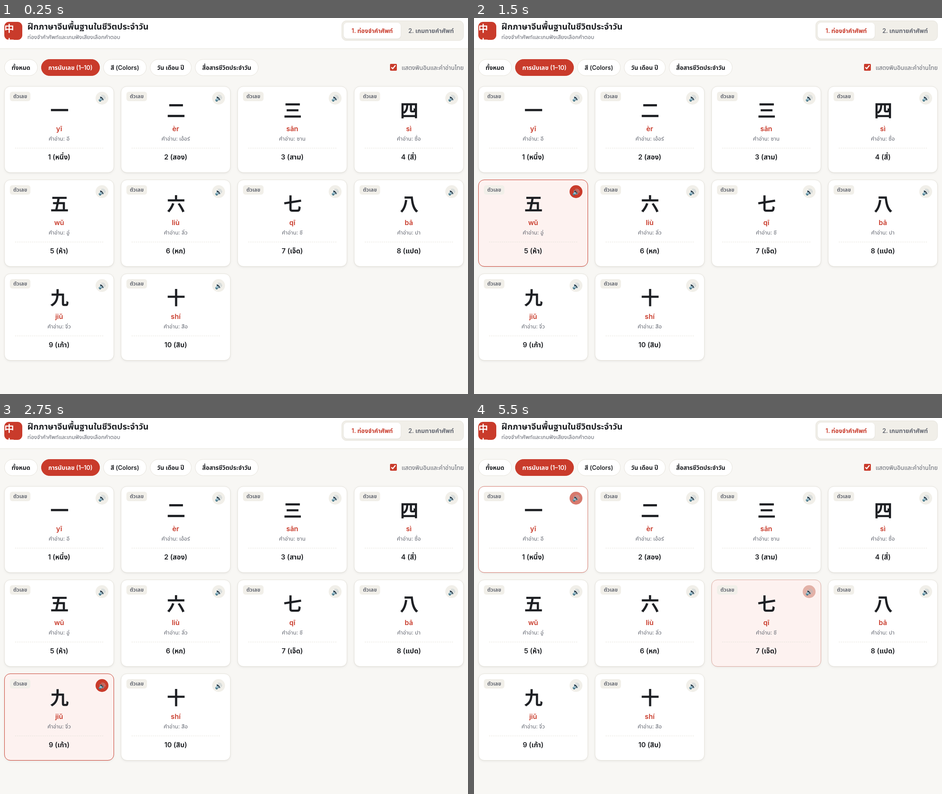
Above: before the commit, frames 1-4 (two rows, left to right).
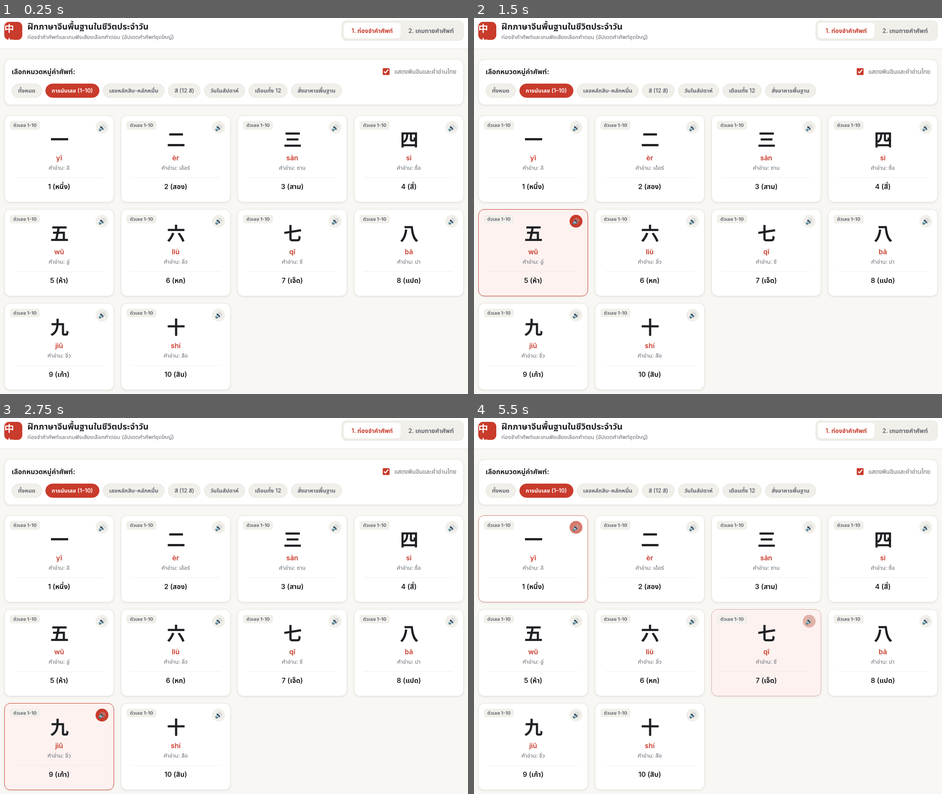
Above: after the commit, the same moments.

Repository: Poweropv/chinese-vocab-game
Game: browser game, page index.html
The game is run twice, just before and just after one commit, with the same random seed, the same clock (stepped at 60 frames per second) and the same inputs.
Inputs (mouse positions are in pixels of both pictures, inside the frame that each line leads up to; where the layout moved, square brackets give the same spot in the first picture):
- Up to frame 1 (0.25 s): no input
- Up to frame 2 (1.5 s): tap Space at 1.1 s; click (534, 277) [534, 247] at 1.27 s
- Up to frame 3 (2.75 s): tap Space at 1.6, 2.1, 2.6 s; click (177, 568) [177, 538] at 1.87 s; click (23, 711) [18, 684] at 2.47 s
- Up to frame 4 (5.5 s): click (764, 583) [764, 553] at 3.07 s; tap Space every 0.5 s from 3.1 to 5.1 s; click (651, 771) [651, 741] at 3.67 s; click "การนับเลข (1–10)" at 4.27 s; click (534, 557) [534, 527] at 4.87 s; click (764, 632) [764, 606] at 5.47 s

The runs differ from the first frame. In frame 1, 6.9% of the frame differs, in the area x 0-100%, y 4-99%; in frame 2, 7.0%; in frame 3, 7.0%; in frame 4, 7.2%.

Commit message:
Update index.html

Diff:
--- a/index.html
+++ b/index.html
@@ -149,11 +149,29 @@
     /* Category Pills */
     .toolbar {
       display: flex;
+      flex-direction: column;
+      gap: var(--space-4);
+      margin-bottom: var(--space-6);
+      background: var(--surface);
+      padding: var(--space-4);
+      border-radius: var(--radius);
+      border: 1px solid var(--border);
+      box-shadow: var(--shadow);
+    }
+
+    .toolbar-row-1 {
+      display: flex;
       flex-wrap: wrap;
       align-items: center;
       justify-content: space-between;
-      gap: var(--space-4);
-      margin-bottom: var(--space-6);
+      gap: var(--space-3);
+    }
+
+    .toolbar-title {
+      margin: 0;
+      font-size: 16px;
+      font-weight: 700;
+      color: var(--ink);
     }
 
     .cat-list {
@@ -164,13 +182,13 @@
 
     .cat-btn {
       font: inherit;
-      font-size: 14px;
+      font-size: 13px;
       font-weight: 600;
-      padding: 8px 16px;
+      padding: 6px 14px;
       border-radius: 999px;
       border: 1px solid var(--border);
-      background: var(--surface);
-      color: var(--ink);
+      background: var(--surface-subtle);
+      color: var(--muted);
       cursor: pointer;
       transition: all 0.15s ease;
     }
@@ -249,8 +267,8 @@
       position: absolute;
       top: 12px;
       left: 12px;
-      font-size: 12px;
-      font-weight: 600;
+      font-size: 11px;
+      font-weight: 700;
       padding: 2px 8px;
       border-radius: 6px;
       background: var(--surface-subtle);
@@ -279,11 +297,12 @@
     }
 
     .color-swatch {
-      width: 28px;
-      height: 28px;
+      width: 36px;
+      height: 36px;
       border-radius: 50%;
-      border: 2px solid rgba(0, 0, 0, 0.12);
+      border: 2px solid rgba(0, 0, 0, 0.15);
       margin-bottom: var(--space-2);
+      box-shadow: 0 2px 4px rgba(0,0,0,0.08);
     }
 
     .hanzi {
@@ -485,7 +504,7 @@
     }
 
     .choice-main {
-      font-size: 22px;
+      font-size: 20px;
       font-weight: 700;
       color: var(--ink);
       display: flex;
@@ -571,7 +590,7 @@
         <div class="brand-mark" aria-hidden="true">中文</div>
         <div>
           <h1 class="brand-title">ฝึกภาษาจีนพื้นฐานในชีวิตประจำวัน</h1>
-          <p class="brand-subtitle">ท่องจำคำศัพท์และเกมฟังเสียงเลือกคำตอบ</p>
+          <p class="brand-subtitle">ท่องจำคำศัพท์และเกมฟังเสียงเลือกคำตอบ (อัปเดตคำศัพท์ชุดใหญ่)</p>
         </div>
       </div>
 
@@ -589,12 +608,14 @@
   <main class="container">
     <!-- Category & Pinyin Controls -->
     <div class="toolbar">
+      <div class="toolbar-row-1">
+        <h2 class="toolbar-title">เลือกหมวดหมู่คำศัพท์:</h2>
+        <label class="toggle-label" id="pinyin-toggle-wrap">
+          <input type="checkbox" id="toggle-pinyin" checked>
+          <span>แสดงพินอินและคำอ่านไทย</span>
+        </label>
+      </div>
       <div class="cat-list" id="category-list" role="group" aria-label="หมวดหมู่คำศัพท์"></div>
-
-      <label class="toggle-label" id="pinyin-toggle-wrap">
-        <input type="checkbox" id="toggle-pinyin" checked>
-        <span>แสดงพินอินและคำอ่านไทย</span>
-      </label>
     </div>
 
     <!-- VIEW 1: Vocabulary Study -->
@@ -650,48 +671,89 @@
     const CATEGORIES = [
       { id: 'all', name: 'ทั้งหมด' },
       { id: 'numbers', name: 'การนับเลข (1–10)' },
-      { id: 'colors', name: 'สี (Colors)' },
-      { id: 'calendar', name: 'วัน เดือน ปี' },
-      { id: 'daily', name: 'สื่อสารชีวิตประจำวัน' }
+      { id: 'numbers_large', name: 'เลขหลักสิบ-หลักหมื่น' },
+      { id: 'colors', name: 'สี (12 สี)' },
+      { id: 'calendar_days', name: 'วันในสัปดาห์' },
+      { id: 'calendar_months', name: 'เดือนทั้ง 12' },
+      { id: 'food', name: 'สั่งอาหารพื้นฐาน' }
     ];
 
     const VOCAB_DATA = [
       // การนับเลข 1-10
-      { id: 'n1', category: 'numbers', categoryLabel: 'ตัวเลข', hanzi: '一', pinyin: 'yī', thaiPron: 'อี', meaning: '1 (หนึ่ง)', badge: '1' },
-      { id: 'n2', category: 'numbers', categoryLabel: 'ตัวเลข', hanzi: '二', pinyin: 'èr', thaiPron: 'เอ้อร์', meaning: '2 (สอง)', badge: '2' },
-      { id: 'n3', category: 'numbers', categoryLabel: 'ตัวเลข', hanzi: '三', pinyin: 'sān', thaiPron: 'ซาน', meaning: '3 (สาม)', badge: '3' },
-      { id: 'n4', category: 'numbers', categoryLabel: 'ตัวเลข', hanzi: '四', pinyin: 'sì', thaiPron: 'ซื่อ', meaning: '4 (สี่)', badge: '4' },
-      { id: 'n5', category: 'numbers', categoryLabel: 'ตัวเลข', hanzi: '五', pinyin: 'wǔ', thaiPron: 'อู่', meaning: '5 (ห้า)', badge: '5' },
-      { id: 'n6', category: 'numbers', categoryLabel: 'ตัวเลข', hanzi: '六', pinyin: 'liù', thaiPron: 'ลิ่ว', meaning: '6 (หก)', badge: '6' },
-      { id: 'n7', category: 'numbers', categoryLabel: 'ตัวเลข', hanzi: '七', pinyin: 'qī', thaiPron: 'ชี', meaning: '7 (เจ็ด)', badge: '7' },
-      { id: 'n8', category: 'numbers', categoryLabel: 'ตัวเลข', hanzi: '八', pinyin: 'bā', thaiPron: 'ปา', meaning: '8 (แปด)', badge: '8' },
-      { id: 'n9', category: 'numbers', categoryLabel: 'ตัวเลข', hanzi: '九', pinyin: 'jiǔ', thaiPron: 'จิ่ว', meaning: '9 (เก้า)', badge: '9' },
-      { id: 'n10', category: 'numbers', categoryLabel: 'ตัวเลข', hanzi: '十', pinyin: 'shí', thaiPron: 'สือ', meaning: '10 (สิบ)', badge: '10' },
-
-      // สี
+      { id: 'n1', category: 'numbers', categoryLabel: 'ตัวเลข 1-10', hanzi: '一', pinyin: 'yī', thaiPron: 'อี', meaning: '1 (หนึ่ง)', badge: '1' },
+      { id: 'n2', category: 'numbers', categoryLabel: 'ตัวเลข 1-10', hanzi: '二', pinyin: 'èr', thaiPron: 'เอ้อร์', meaning: '2 (สอง)', badge: '2' },
+      { id: 'n3', category: 'numbers', categoryLabel: 'ตัวเลข 1-10', hanzi: '三', pinyin: 'sān', thaiPron: 'ซาน', meaning: '3 (สาม)', badge: '3' },
+      { id: 'n4', category: 'numbers', categoryLabel: 'ตัวเลข 1-10', hanzi: '四', pinyin: 'sì', thaiPron: 'ซื่อ', meaning: '4 (สี่)', badge: '4' },
+      { id: 'n5', category: 'numbers', categoryLabel: 'ตัวเลข 1-10', hanzi: '五', pinyin: 'wǔ', thaiPron: 'อู่', meaning: '5 (ห้า)', badge: '5' },
+      { id: 'n6', category: 'numbers', categoryLabel: 'ตัวเลข 1-10', hanzi: '六', pinyin: 'liù', thaiPron: 'ลิ่ว', meaning: '6 (หก)', badge: '6' },
+      { id: 'n7', category: 'numbers', categoryLabel: 'ตัวเลข 1-10', hanzi: '七', pinyin: 'qī', thaiPron: 'ชี', meaning: '7 (เจ็ด)', badge: '7' },
+      { id: 'n8', category: 'numbers', categoryLabel: 'ตัวเลข 1-10', hanzi: '八', pinyin: 'bā', thaiPron: 'ปา', meaning: '8 (แปด)', badge: '8' },
+      { id: 'n9', category: 'numbers', categoryLabel: 'ตัวเลข 1-10', hanzi: '九', pinyin: 'jiǔ', thaiPron: 'จิ่ว', meaning: '9 (เก้า)', badge: '9' },
+      { id: 'n10', category: 'numbers', categoryLabel: 'ตัวเลข 1-10', hanzi: '十', pinyin: 'shí', thaiPron: 'สือ', meaning: '10 (สิบ)', badge: '10' },
+
+      // เลขหลักสิบ-หลักหมื่น
+      { id: 'nl1', category: 'numbers_large', categoryLabel: 'เลขหลายหลัก', hanzi: '十一', pinyin: 'shíyī', thaiPron: 'สืออี', meaning: '11 (สิบเอ็ด)' },
+      { id: 'nl2', category: 'numbers_large', categoryLabel: 'เลขหลายหลัก', hanzi: '二十', pinyin: 'èrshí', thaiPron: 'เอ้อร์สือ', meaning: '20 (ยี่สิบ)' },
+      { id: 'nl3', category: 'numbers_large', categoryLabel: 'เลขหลายหลัก', hanzi: '三十', pinyin: 'sānshí', thaiPron: 'ซานสือ', meaning: '30 (สามสิบ)' },
+      { id: 'nl4', category: 'numbers_large', categoryLabel: 'เลขหลายหลัก', hanzi: '五十', pinyin: 'wǔshí', thaiPron: 'อู่สือ', meaning: '50 (ห้าสิบ)' },
+      { id: 'nl5', category: 'numbers_large', categoryLabel: 'เลขหลายหลัก', hanzi: '九十九', pinyin: 'jiǔshíjiǔ', thaiPron: 'จิ่วสือจิ่ว', meaning: '99 (เก้าสิบเก้า)' },
+      { id: 'nl6', category: 'numbers_large', categoryLabel: 'เลขหลายหลัก', hanzi: '一百', pinyin: 'yībǎi', thaiPron: 'อีป่าย', meaning: '100 (หนึ่งร้อย)' },
+      { id: 'nl7', category: 'numbers_large', categoryLabel: 'เลขหลายหลัก', hanzi: '一千', pinyin: 'yīqiān', thaiPron: 'อีเซียน', meaning: '1,000 (หนึ่งพัน)' },
+      { id: 'nl8', category: 'numbers_large', categoryLabel: 'เลขหลายหลัก', hanzi: '一万', pinyin: 'yīwàn', thaiPron: 'อีเวิ่น', meaning: '10,000 (หนึ่งหมื่น)' },
+
+      // สี (12 สี)
       { id: 'c1', category: 'colors', categoryLabel: 'สี', hanzi: '红色', pinyin: 'hóngsè', thaiPron: 'หงเซ่อ', meaning: 'สีแดง', colorHex: '#dc2626' },
       { id: 'c2', category: 'colors', categoryLabel: 'สี', hanzi: '黄色', pinyin: 'huángsè', thaiPron: 'หวงเซ่อ', meaning: 'สีเหลือง', colorHex: '#eab308' },
       { id: 'c3', category: 'colors', categoryLabel: 'สี', hanzi: '蓝色', pinyin: 'lánsè', thaiPron: 'หลานเซ่อ', meaning: 'สีน้ำเงิน / สีฟ้า', colorHex: '#2563eb' },
       { id: 'c4', category: 'colors', categoryLabel: 'สี', hanzi: '绿色', pinyin: 'lǜsè', thaiPron: 'ลวี่เซ่อ', meaning: 'สีเขียว', colorHex: '#16a34a' },
       { id: 'c5', category: 'colors', categoryLabel: 'สี', hanzi: '白色', pinyin: 'báisè', thaiPron: 'ไป๋เซ่อ', meaning: 'สีขาว', colorHex: '#ffffff' },
       { id: 'c6', category: 'colors', categoryLabel: 'สี', hanzi: '黑色', pinyin: 'hēisè', thaiPron: 'เฮยเซ่อ', meaning: 'สีดำ', colorHex: '#18181b' },
-
-      // วัน เดือน ปี
-      { id: 't1', category: 'calendar', categoryLabel: 'วัน เดือน ปี', hanzi: '今天', pinyin: 'jīntiān', thaiPron: 'จินเทียน', meaning: 'วันนี้' },
-      { id: 't2', category: 'calendar', categoryLabel: 'วัน เดือน ปี', hanzi: '明天', pinyin: 'míngtiān', thaiPron: 'หมิงเทียน', meaning: 'พรุ่งนี้' },
-      { id: 't3', category: 'calendar', categoryLabel: 'วัน เดือน ปี', hanzi: '昨天', pinyin: 'zuótiān', thaiPron: 'จั๋วเทียน', meaning: 'เมื่อวานนี้' },
-      { id: 't4', category: 'calendar', categoryLabel: 'วัน เดือน ปี', hanzi: '星期一', pinyin: 'xīngqīyī', thaiPron: 'ซิงชีอี', meaning: 'วันจันทร์' },
-      { id: 't5', category: 'calendar', categoryLabel: 'วัน เดือน ปี', hanzi: '星期日', pinyin: 'xīngqīrì', thaiPron: 'ซิงชีรื่อ', meaning: 'วันอาทิตย์' },
-      { id: 't6', category: 'calendar', categoryLabel: 'วัน เดือน ปี', hanzi: '月', pinyin: 'yuè', thaiPron: 'เยวี่ย', meaning: 'เดือน' },
-      { id: 't7', category: 'calendar', categoryLabel: 'วัน เดือน ปี', hanzi: '年', pinyin: 'nián', thaiPron: 'เหนียน', meaning: 'ปี' },
-
-      // สื่อสารชีวิตประจำวัน
-      { id: 'd1', category: 'daily', categoryLabel: 'ชีวิตประจำวัน', hanzi: '你好', pinyin: 'nǐ hǎo', thaiPron: 'หนีห่าว', meaning: 'สวัสดี' },
-      { id: 'd2', category: 'daily', categoryLabel: 'ชีวิตประจำวัน', hanzi: '谢谢', pinyin: 'xièxie', thaiPron: 'เซี่ยเซี่ย', meaning: 'ขอบคุณ' },
-      { id: 'd3', category: 'daily', categoryLabel: 'ชีวิตประจำวัน', hanzi: '对不起', pinyin: 'duìbuqǐ', thaiPron: 'ตุ้ยปู้ฉี่', meaning: 'ขอโทษ' },
-      { id: 'd4', category: 'daily', categoryLabel: 'ชีวิตประจำวัน', hanzi: '多少钱', pinyin: 'duōshao qián', thaiPron: 'ตัวส่าวเฉียน', meaning: 'ราคาเท่าไหร่' },
-      { id: 'd5', category: 'daily', categoryLabel: 'ชีวิตประจำวัน', hanzi: '我要这个', pinyin: 'wǒ yào zhège', thaiPron: 'หว่อ เย่า เจ้อเกอะ', meaning: 'ฉันเอาอันนี้' },
-      { id: 'd6', category: 'daily', categoryLabel: 'ชีวิตประจำวัน', hanzi: '洗手间在哪里', pinyin: 'xǐshǒujiān zài nǎlǐ', thaiPron: 'สีโส่วเจียน ไจ้ หนาหลี่', meaning: 'ห้องน้ำอยู่ที่ไหน' }
+      { id: 'c7', category: 'colors', categoryLabel: 'สี', hanzi: '橙色', pinyin: 'chéngsè', thaiPron: 'เฉิงเซ่อ', meaning: 'สีส้ม', colorHex: '#f97316' },
+      { id: 'c8', category: 'colors', categoryLabel: 'สี', hanzi: '粉红色', pinyin: 'fěnhóngsè', thaiPron: 'เฝิ่นหงเซ่อ', meaning: 'สีชมพู', colorHex: '#ec4899' },
+      { id: 'c9', category: 'colors', categoryLabel: 'สี', hanzi: '紫色', pinyin: 'zǐsè', thaiPron: 'จื่อเซ่อ', meaning: 'สีม่วง', colorHex: '#a855f7' },
+      { id: 'c10', category: 'colors', categoryLabel: 'สี', hanzi: '棕色', pinyin: 'zōngsè', thaiPron: 'จงเซ่อ', meaning: 'สีน้ำตาล', colorHex: '#78350f' },
+      { id: 'c11', category: 'colors', categoryLabel: 'สี', hanzi: '灰色', pinyin: 'huīsè', thaiPron: 'ฮุยเซ่อ', meaning: 'สีเทา', colorHex: '#6b7280' },
+      { id: 'c12', category: 'colors', categoryLabel: 'สี', hanzi: '金色', pinyin: 'jīnsè', thaiPron: 'จินเซ่อ', meaning: 'สีทอง', colorHex: '#d4af37' },
+
+      // วันในสัปดาห์
+      { id: 'w1', category: 'calendar_days', categoryLabel: 'วันในสัปดาห์', hanzi: '星期一', pinyin: 'xīngqīyī', thaiPron: 'ซิงชีอี', meaning: 'วันจันทร์' },
+      { id: 'w2', category: 'calendar_days', categoryLabel: 'วันในสัปดาห์', hanzi: '星期二', pinyin: 'xīngqī\'èr', thaiPron: 'ซิงชีเอ้อร์', meaning: 'วันอังคาร' },
+      { id: 'w3', category: 'calendar_days', categoryLabel: 'วันในสัปดาห์', hanzi: '星期三', pinyin: 'xīngqīsān', thaiPron: 'ซิงชีซาน', meaning: 'วันพุธ' },
+      { id: 'w4', category: 'calendar_days', categoryLabel: 'วันในสัปดาห์', hanzi: '星期四', pinyin: 'xīngqīsì', thaiPron: 'ซิงชีซื่อ', meaning: 'วันพฤหัสบดี' },
+      { id: 'w5', category: 'calendar_days', categoryLabel: 'วันในสัปดาห์', hanzi: '星期五', pinyin: 'xīngqīwǔ', thaiPron: 'ซิงชีอู่', meaning: 'วันศุกร์' },
+      { id: 'w6', category: 'calendar_days', categoryLabel: 'วันในสัปดาห์', hanzi: '星期六', pinyin: 'xīngqīliù', thaiPron: 'ซิงชีลิ่ว', meaning: 'วันเสาร์' },
+      { id: 'w7', category: 'calendar_days', categoryLabel: 'วันในสัปดาห์', hanzi: '星期日', pinyin: 'xīngqīrì', thaiPron: 'ซิงชีรื่อ', meaning: 'วันอาทิตย์' },
+      { id: 'w8', category: 'calendar_days', categoryLabel: 'วันในสัปดาห์', hanzi: '今天', pinyin: 'jīntiān', thaiPron: 'จินเทียน', meaning: 'วันนี้' },
+      { id: 'w9', category: 'calendar_days', categoryLabel: 'วันในสัปดาห์', hanzi: '明天', pinyin: 'míngtiān', thaiPron: 'หมิงเทียน', meaning: 'พรุ่งนี้' },
+      { id: 'w10', category: 'calendar_days', categoryLabel: 'วันในสัปดาห์', hanzi: '昨天', pinyin: 'zuótiān', thaiPron: 'จั๋วเทียน', meaning: 'เมื่อวานนี้' },
+
+      // เดือนทั้ง 12
+      { id: 'm1', category: 'calendar_months', categoryLabel: 'เดือน', hanzi: '一月', pinyin: 'yīyuè', thaiPron: 'อีเยวี่ย', meaning: 'มกราคม' },
+      { id: 'm2', category: 'calendar_months', categoryLabel: 'เดือน', hanzi: '二月', pinyin: 'èryuè', thaiPron: 'เอ้อร์เยวี่ย', meaning: 'กุมภาพันธ์' },
+      { id: 'm3', category: 'calendar_months', categoryLabel: 'เดือน', hanzi: '三月', pinyin: 'sānyuè', thaiPron: 'ซานเยวี่ย', meaning: 'มีนาคม' },
+      { id: 'm4', category: 'calendar_months', categoryLabel: 'เดือน', hanzi: '四月', pinyin: 'sìyuè', thaiPron: 'ซื่อเยวี่ย', meaning: 'เมษายน' },
+      { id: 'm5', category: 'calendar_months', categoryLabel: 'เดือน', hanzi: '五月', pinyin: 'wǔyuè', thaiPron: 'อู่เยวี่ย', meaning: 'พฤษภาคม' },
+      { id: 'm6', category: 'calendar_months', categoryLabel: 'เดือน', hanzi: '六月', pinyin: 'liùyuè', thaiPron: 'ลิ่วเยวี่ย', meaning: 'มิถุนายน' },
+      { id: 'm7', category: 'calendar_months', categoryLabel: 'เดือน', hanzi: '七月', pinyin: 'qīyuè', thaiPron: 'ชีเยวี่ย', meaning: 'กรกฎาคม' },
+      { id: 'm8', category: 'calendar_months', categoryLabel: 'เดือน', hanzi: '八月', pinyin: 'bāyuè', thaiPron: 'ปาเยวี่ย', meaning: 'สิงหาคม' },
+      { id: 'm9', category: 'calendar_months', categoryLabel: 'เดือน', hanzi: '九月', pinyin: 'jiǔyuè', thaiPron: 'จิ่วเยวี่ย', meaning: 'กันยายน' },
+      { id: 'm10', category: 'calendar_months', categoryLabel: 'เดือน', hanzi: '十月', pinyin: 'shíyuè', thaiPron: 'สือเยวี่ย', meaning: 'ตุลาคม' },
+      { id: 'm11', category: 'calendar_months', categoryLabel: 'เดือน', hanzi: '十一月', pinyin: 'shíyīyuè', thaiPron: 'สืออีเยวี่ย', meaning: 'พฤศจิกายน' },
+      { id: 'm12', category: 'calendar_months', categoryLabel: 'เดือน', hanzi: '十二月', pinyin: 'shí\'èryuè', thaiPron: 'สือเอ้อร์เยวี่ย', meaning: 'ธันวาคม' },
+
+      // อาหารพื้นฐาน (สั่งอาหาร)
+      { id: 'f1', category: 'food', categoryLabel: 'สั่งอาหาร', hanzi: '炒饭', pinyin: 'chǎofàn', thaiPron: 'เฉ่าฟั่น', meaning: 'ข้าวผัด' },
+      { id: 'f2', category: 'food', categoryLabel: 'สั่งอาหาร', hanzi: '面条', pinyin: 'miàntiáo', thaiPron: 'เมี่ยนเถียว', meaning: 'บะหมี่' },
+      { id: 'f3', category: 'food', categoryLabel: 'สั่งอาหาร', hanzi: '饺子', pinyin: 'jiǎozi', thaiPron: 'เจี่ยวจื่อ', meaning: 'เกี๊ยว / เกี๊ยวซ่า' },
+      { id: 'f4', category: 'food', categoryLabel: 'สั่งอาหาร', hanzi: '麻辣', pinyin: 'málà', thaiPron: 'หม่าล่า', meaning: 'หม่าล่า' },
+      { id: 'f5', category: 'food', categoryLabel: 'สั่งอาหาร', hanzi: '火锅', pinyin: 'huǒguō', thaiPron: 'หั่วกัว', meaning: 'ชาบู / หม้อไฟ' },
+      { id: 'f6', category: 'food', categoryLabel: 'สั่งอาหาร', hanzi: '小笼包', pinyin: 'xiǎolóngbāo', thaiPron: 'เสี่ยวหลงเปา', meaning: 'เสี่ยวหลงเปา' },
+      { id: 'f7', category: 'food', categoryLabel: 'สั่งอาหาร', hanzi: '包子', pinyin: 'bāozi', thaiPron: 'เปาจื่อ', meaning: 'ซาลาเปา' },
+      { id: 'f8', category: 'food', categoryLabel: 'สั่งอาหาร', hanzi: '水', pinyin: 'shuǐ', thaiPron: 'สุ่ย', meaning: 'น้ำเปล่า' },
+      { id: 'f9', category: 'food', categoryLabel: 'สั่งอาหาร', hanzi: '绿茶', pinyin: 'lǜchá', thaiPron: 'ลวี่ฉา', meaning: 'ชาเขียว' },
+      { id: 'f10', category: 'food', categoryLabel: 'สั่งอาหาร', hanzi: '买单', pinyin: 'mǎidān', thaiPron: 'หม่ายตาน', meaning: 'เช็คบิล / เก็บเงิน' },
+      { id: 'f11', category: 'food', categoryLabel: 'สั่งอาหาร', hanzi: '我要这个', pinyin: 'wǒ yào zhège', thaiPron: 'หว่อ เย่า เจ้อเกอะ', meaning: 'ฉันเอาอันนี้' },
+      { id: 'f12', category: 'food', categoryLabel: 'สั่งอาหาร', hanzi: '多少钱', pinyin: 'duōshao qián', thaiPron: 'ตัวส่าวเฉียน', meaning: 'ราคาเท่าไหร่' }
     ];
 
     const state = {
@@ -720,7 +782,7 @@
         window.speechSynthesis.cancel();
         const utter = new SpeechSynthesisUtterance(text);
         utter.lang = 'zh-CN';
-        utter.rate = 0.85;
+        utter.rate = 0.8; // slightly slower for better learning
 
         const voices = window.speechSynthesis.getVoices();
         const zhVoice = voices.find(v => v.lang && (v.lang.includes('zh-CN') || v.lang.includes('zh_CN') || v.lang.startsWith('zh')));
@@ -779,6 +841,11 @@
 
       const items = getFilteredVocab();
 
+      if (items.length === 0) {
+        grid.innerHTML = '<div style="grid-column: 1/-1; text-align: center; padding: 40px; color: var(--muted);">ไม่มีคำศัพท์ในหมวดหมู่นี้</div>';
+        return;
+      }
+
       items.forEach(item => {
         const card = document.createElement('div');
         card.className = 'vocab-card';
@@ -827,14 +894,25 @@
     // Generate Game Question
     function generateQuestion() {
       const pool = getFilteredVocab();
-      if (pool.length === 0) return;
-
+      if (pool.length === 0) {
+        // fallback to all if the filtered category is empty
+        const fallbackPool = VOCAB_DATA;
+        setupQuestionFromPool(fallbackPool);
+        return;
+      }
+      setupQuestionFromPool(pool);
+    }
+
+    function setupQuestionFromPool(pool) {
       const target = pool[Math.floor(Math.random() * pool.length)];
-      const others = VOCAB_DATA.filter(v => v.id !== target.id && v.category === target.category);
-      const fallbackOthers = VOCAB_DATA.filter(v => v.id !== target.id);
-
-      const distractorSource = others.length >= 3 ? others : fallbackOthers;
-      const distractors = shuffle(distractorSource).slice(0, 3);
+
+      // Get distractors from the same category first, fallback to any other vocabulary
+      let others = VOCAB_DATA.filter(v => v.id !== target.id && v.category === target.category);
+      if (others.length < 3) {
+        others = VOCAB_DATA.filter(v => v.id !== target.id);
+      }
+
+      const distractors = shuffle(others).slice(0, 3);
       const choices = shuffle([target, ...distractors]);
 
       state.currentQuestion = target;
@@ -898,7 +976,7 @@
 
       if (!state.answered) {
         feedbackBar.className = 'feedback-bar';
-        feedbackText.textContent = 'กดเลือกคำตอบที่ตรงกับเสียงที่ได้ยิน';
+        feedbackText.textContent = 'กดเลือกคำตอบที่ตรงกับเสียงหรืออักษรที่เห็น';
         nextBtn.classList.add('hidden');
       }
     }
@@ -944,7 +1022,7 @@
         feedbackText.textContent = `ถูกต้อง! ${q.hanzi} (${q.pinyin} / ${q.thaiPron}) แปลว่า "${q.meaning}"`;
       } else {
         feedbackBar.className = 'feedback-bar wrong';
-        feedbackText.textContent = `ยังไม่ถูก! คำตอบที่ถูกคือ ${q.hanzi} (${q.pinyin} / ${q.thaiPron}) = "${q.meaning}"`;
+        feedbackText.textContent = `ยังไม่ถูก! คำตอบที่ถูกต้องคือ ${q.hanzi} (${q.pinyin} / ${q.thaiPron}) = "${q.meaning}"`;
       }
 
       nextBtn.classList.remove('hidden');
